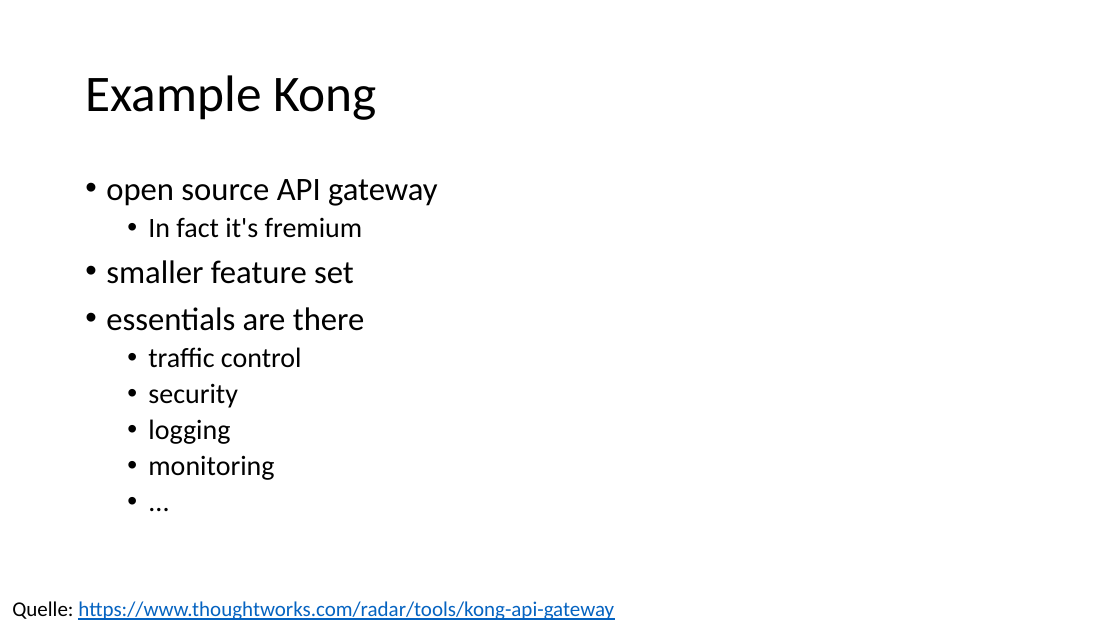
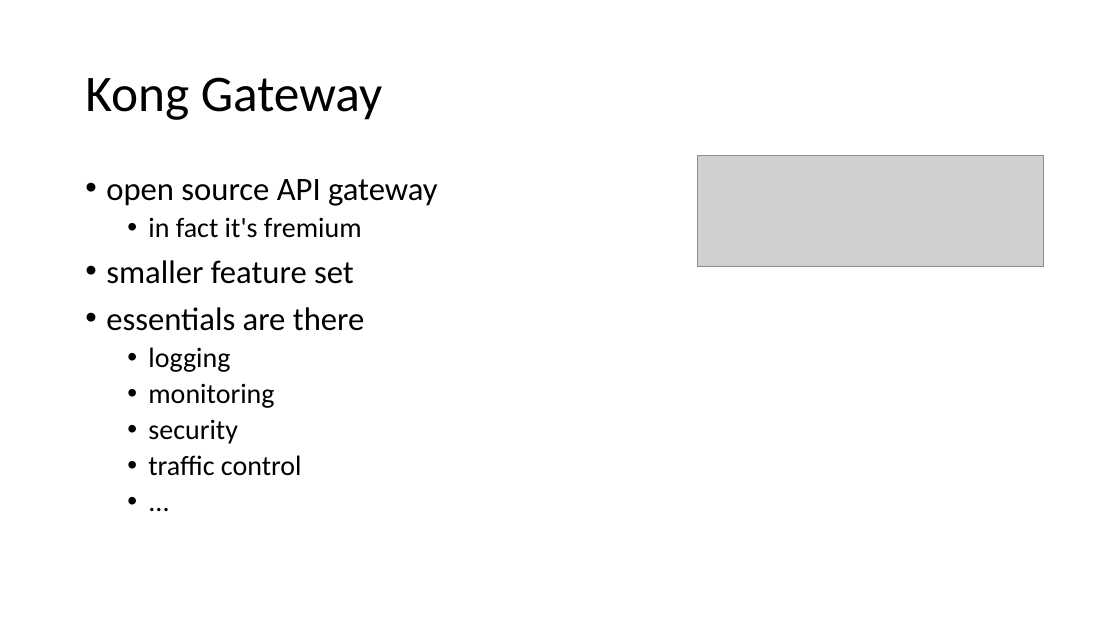
Before and after one commit to danielwagn3r/apimgmt-workshop, a slide deck: slide 12 of API Gateway.pptx (slide 9 before the commit). Drawn at 1120x630 pixels with LibreOffice and Linux fonts; fonts in the diff are those of the drawing; grey boxes stand for pictures. Boxes give left, top, right and bottom in pixels: in the first picture for what was removed or moved away, otherwise in the second. Text is boxed around its words. In the diff, an @@ line names an element or a change of style, - is before the commit and + after.

Commit message:
Updated slides.

```diff
--- a/API Gateway.pptx
+++ b/API Gateway.pptx
@@ title at bbox=[85, 77, 382, 120]: text changed @@
-Example Kong
+Kong Gateway
@@ picture added at bbox=[697, 155, 1043, 266] @@
@@ text at bbox=[148, 217, 362, 238]: text changed @@
-  • In fact it's fremium
+  • in fact it's fremium
@@ text at bbox=[148, 347, 302, 408]: paragraphs removed @@
-  • traffic control
-  • security
@@ text at bbox=[148, 419, 302, 476]: paragraphs added @@
+  • security
+  • traffic control
@@ text removed at bbox=[12, 601, 614, 620] @@
-Quelle: https://www.thoughtworks.com/radar/tools/kong-api-gateway
```
Also in this commit, not shown: 7 other slides changed, 22 slides added, 2 slides removed, 1 other file.
